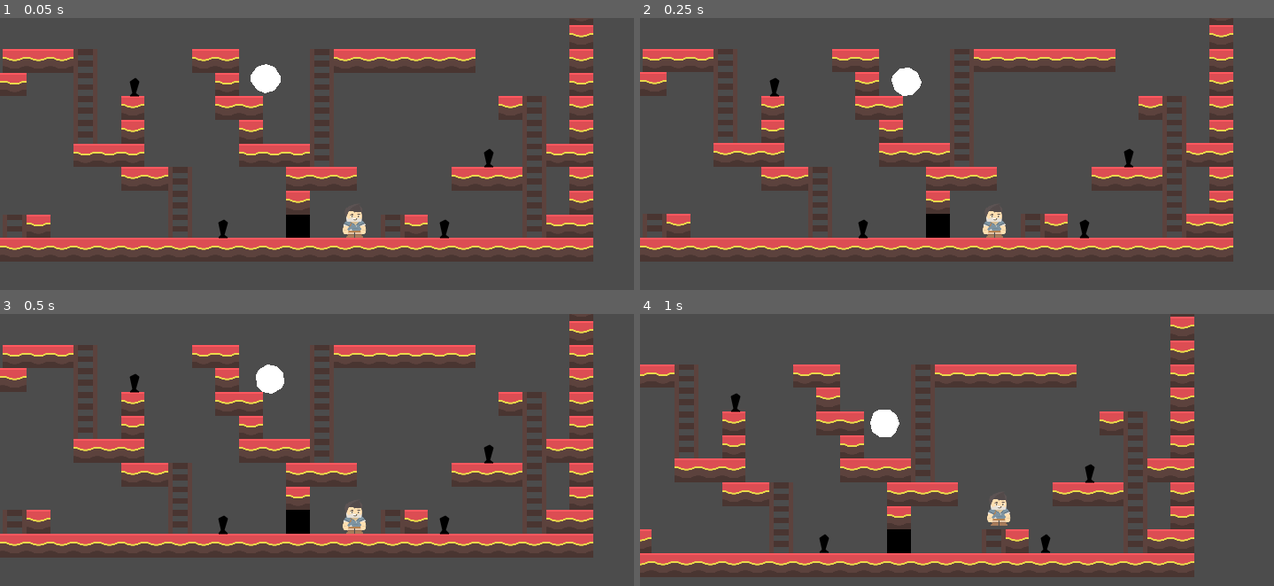
Above: before the commit, frames 1-4 (two rows, left to right).
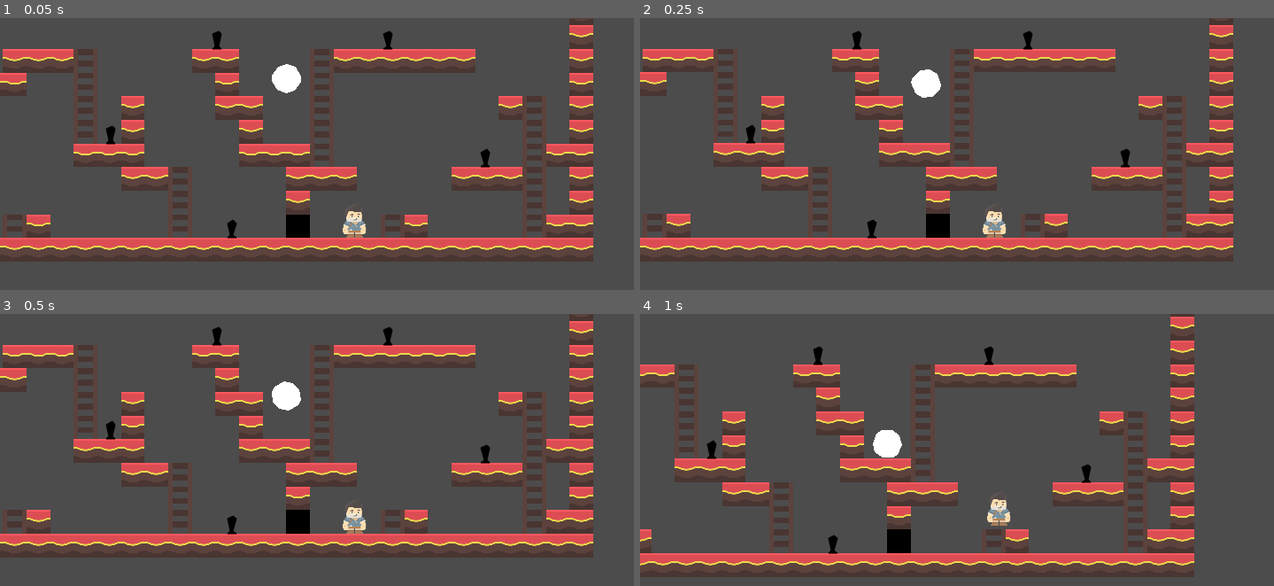
Above: after the commit, the same moments.

Repository: slavikse/life_is_not_the_end
Game: Godot game, scene res://scenes/main.tscn
Same seed, same stepped clock (60 frames per second), same inputs: the game is played once before the commit and once after it.
Inputs:
- Up to frame 1 (0.05 s): no input
- Up to frame 2 (0.25 s): no input
- Up to frame 3 (0.5 s): no input
- Up to frame 4 (1 s): hold D (ui_right) from 0.53 s (still down); tap Space (ui_up) at 0.77 s

The runs differ from the first frame. In frame 1, 1.2% of the frame differs, in the area x 16-78%, y 4-82%; in frame 2, 1.2%; in frame 3, 1.3%; in frame 4, 1.2%.

Commit message:
Настроены слои и маски. Сцена мертвеца теперь имееть ускорение от игрока.
Переделана зона для запрета прыжков: уменьшен коллайдер - вызывало баги при увеличении персонажа рядом с коллайдером, изменена вызываемая функция.
Настроено падение игрока при гибели: моделька для подмены теперь реагирует более естественно на падения.
Настроена гибель игрока и подмена на сцену мертвеца.

Diff:
--- a/project.godot
+++ b/project.godot
@@ -110,6 +110,13 @@
  ]
 }
 
+[layer_names]
+
+2d_physics/layer_1="World"
+2d_physics/layer_2="Player"
+2d_physics/layer_3="DeadPlayer"
+2d_physics/layer_4="Ball"
+
 [rendering]
 
 quality/2d/use_pixel_snap=true
--- a/scenes/components/game_over/DeadPlayer.tscn
+++ b/scenes/components/game_over/DeadPlayer.tscn
@@ -12,17 +12,25 @@
 script = ExtResource( 3 )
 
 [node name="GameOver" parent="." instance=ExtResource( 1 )]
-position = Vector2( 0, -63 )
+position = Vector2( 0, -120 )
 
-[node name="Body" type="RigidBody2D" parent="."]
-gravity_scale = 10.0
-can_sleep = false
-angular_velocity = 5.0
+[node name="Camera2D" type="Camera2D" parent="."]
+visible = false
+current = true
+smoothing_enabled = true
+smoothing_speed = 10.0
+editor_draw_limits = true
+editor_draw_drag_margin = true
 
-[node name="Sprite" type="Sprite" parent="Body"]
+[node name="RigidBody2D" type="RigidBody2D" parent="."]
+collision_layer = 4
+collision_mask = 9
+gravity_scale = 15.0
+
+[node name="Sprite" type="Sprite" parent="RigidBody2D"]
 texture = ExtResource( 2 )
 
-[node name="CollisionShape2D" type="CollisionShape2D" parent="Body"]
+[node name="CollisionShape2D" type="CollisionShape2D" parent="RigidBody2D"]
 visible = false
 position = Vector2( 0, 7 )
 shape = SubResource( 1 )
--- a/scenes/components/game_over/GameOver.tscn
+++ b/scenes/components/game_over/GameOver.tscn
@@ -2,6 +2,10 @@
 
 [node name="GameOver" type="Node2D"]
 scale = Vector2( 1.5, 1.5 )
+__meta__ = {
+"_edit_group_": true,
+"_edit_lock_": true
+}
 
 [node name="Polygon2D" type="Polygon2D" parent="."]
 position = Vector2( -16, -7 )
--- a/scenes/components/player/Player.tscn
+++ b/scenes/components/player/Player.tscn
@@ -7,8 +7,11 @@
 extents = Vector2( 24, 39.5 )
 
 [node name="Player" type="KinematicBody2D"]
+collision_layer = 2
+collision_mask = 9
 script = ExtResource( 1 )
 __meta__ = {
+"_edit_group_": true,
 "_edit_lock_": true
 }
 
--- a/scenes/components/traps/Spike.tscn
+++ b/scenes/components/traps/Spike.tscn
@@ -3,6 +3,10 @@
 [ext_resource path="res://scripts/components/traps/traps.gd" type="Script" id=1]
 
 [node name="Spike" type="Area2D"]
+gravity_vec = Vector2( 0, 0 )
+gravity = 0.0
+linear_damp = 0.0
+angular_damp = 0.0
 script = ExtResource( 1 )
 __meta__ = {
 "_edit_group_": true
@@ -11,6 +15,7 @@
 [node name="CollisionPolygon2D" type="CollisionPolygon2D" parent="."]
 visible = false
 polygon = PoolVector2Array( 16, 0, -8, 0, 0, -8, -8, -40, 8, -48, 16, -40, 8, -8 )
+one_way_collision = true
 
 [node name="Polygon2D" type="Polygon2D" parent="."]
 position = Vector2( -8, -40 )
--- /dev/null
+++ b/scenes/components/zones/IsCanZoomOut.tscn
@@ -0,0 +1,23 @@
+[gd_scene load_steps=2 format=2]
+
+[ext_resource path="res://scripts/components/zones/zoom_out_area.gd" type="Script" id=1]
+
+[node name="IsCanZoomOut" type="Area2D"]
+gravity_vec = Vector2( 0, 0 )
+gravity = 0.0
+linear_damp = 0.0
+angular_damp = 0.0
+script = ExtResource( 1 )
+__meta__ = {
+"_edit_group_": true
+}
+
+[node name="Polygon2D" type="Polygon2D" parent="."]
+color = Color( 0, 0, 0, 1 )
+polygon = PoolVector2Array( 0, 0, 0, -64, 64, -64, 64, 0 )
+
+[node name="CollisionPolygon2D" type="CollisionPolygon2D" parent="."]
+position = Vector2( 8, 0 )
+polygon = PoolVector2Array( 0, -56, 48, -56, 48, -8, 0, -8 )
+[connection signal="body_entered" from="." to="." method="_on_IsCanZoomOut_body_entered"]
+[connection signal="body_exited" from="." to="." method="_on_IsCanZoomOut_body_exited"]
--- a/scenes/components/zones/ZoomOutArea.tscn
+++ /dev/null
@@ -1,20 +0,0 @@
-[gd_scene load_steps=2 format=2]
-
-[ext_resource path="res://scripts/components/zones/zoom_out_area.gd" type="Script" id=1]
-
-[node name="ZoomOutArea" type="Area2D"]
-script = ExtResource( 1 )
-__meta__ = {
-"_edit_lock_": true
-}
-
-[node name="CollisionPolygon2D" type="CollisionPolygon2D" parent="."]
-visible = false
-position = Vector2( 8, 0 )
-polygon = PoolVector2Array( -8, -64, 56, -64, 56, 0, -8, 0 )
-
-[node name="Polygon2D" type="Polygon2D" parent="."]
-color = Color( 0, 0, 0, 1 )
-polygon = PoolVector2Array( 0, 0, 0, -64, 64, -64, 64, 0 )
-[connection signal="body_entered" from="." to="." method="_on_ZoomOutArea_body_entered"]
-[connection signal="body_exited" from="." to="." method="_on_ZoomOutArea_body_exited"]
--- a/scenes/levels/level_01.tscn
+++ b/scenes/levels/level_01.tscn
@@ -4,7 +4,7 @@
 [ext_resource path="res://scenes/components/traps/Spike.tscn" type="PackedScene" id=2]
 [ext_resource path="res://scripts/levels/level_01.gd" type="Script" id=3]
 [ext_resource path="res://textures/level/tilesheet_complete.png" type="Texture" id=4]
-[ext_resource path="res://scenes/components/zones/ZoomOutArea.tscn" type="PackedScene" id=5]
+[ext_resource path="res://scenes/components/zones/IsCanZoomOut.tscn" type="PackedScene" id=5]
 [ext_resource path="res://scenes/components/game_over/DeadPlayer.tscn" type="PackedScene" id=7]
 
 [sub_resource type="ConvexPolygonShape2D" id=1]
@@ -64,40 +64,61 @@
 [node name="World" type="TileMap" parent="."]
 tile_set = SubResource( 2 )
 collision_friction = 0.0
+collision_mask = 0
 format = 1
 tile_data = PoolIntArray( -327688, 0, 0, -327687, 0, 0, -327686, 0, 0, -327685, 0, 0, -327684, 0, 0, -327683, 0, 0, -26 …(1667 unchanged characters)…
 __meta__ = {
 "_edit_lock_": true
 }
 
-[node name="Spike" parent="World" instance=ExtResource( 2 )]
-position = Vector2( -288, 64 )
+[node name="Spikes" type="Node2D" parent="World"]
+__meta__ = {
+"_edit_group_": true,
+"_edit_lock_": true
+}
 
-[node name="Spike2" parent="World" instance=ExtResource( 2 )]
-position = Vector2( -48, 447 )
+[node name="Spike" parent="World/Spikes" instance=ExtResource( 2 )]
+position = Vector2( -24, 448 )
 
-[node name="Spike5" parent="World" instance=ExtResource( 2 )]
-position = Vector2( -224, -321 )
+[node name="Spike2" parent="World/Spikes" instance=ExtResource( 2 )]
+position = Vector2( -64, -64 )
+
+[node name="Spike3" parent="World/Spikes" instance=ExtResource( 2 )]
+position = Vector2( -216, -320 )
 rotation = 3.14159
 
-[node name="Spike6" parent="World" instance=ExtResource( 2 )]
-position = Vector2( -416, -321 )
+[node name="Spike4" parent="World/Spikes" instance=ExtResource( 2 )]
+position = Vector2( -432, -320 )
 rotation = 3.14159
 
-[node name="Spike3" parent="World" instance=ExtResource( 2 )]
-position = Vector2( 672, 256 )
+[node name="Spike5" parent="World/Spikes" instance=ExtResource( 2 )]
+position = Vector2( -896, -96 )
+rotation = 1.57079
 
-[node name="Spike4" parent="World" instance=ExtResource( 2 )]
-position = Vector2( 552, 447 )
+[node name="Spike6" parent="World/Spikes" instance=ExtResource( 2 )]
+position = Vector2( -352, 192 )
 
-[node name="ZoomOutArea" parent="World" instance=ExtResource( 5 )]
+[node name="Spike7" parent="World/Spikes" instance=ExtResource( 2 )]
+position = Vector2( 400, -64 )
+
+[node name="Spike8" parent="World/Spikes" instance=ExtResource( 2 )]
+position = Vector2( 664, 256 )
+
+[node name="Zones" type="Node2D" parent="World"]
+__meta__ = {
+"_edit_group_": true,
+"_edit_lock_": true
+}
+
+[node name="IsCanZoomOut" parent="World/Zones" instance=ExtResource( 5 )]
 position = Vector2( 128, 448 )
 
-[node name="RigidBody2D" type="RigidBody2D" parent="."]
-position = Vector2( 72, 16 )
-mass = 50.0
+[node name="Ball" type="RigidBody2D" parent="."]
+position = Vector2( 128, 16 )
+collision_layer = 8
+collision_mask = 15
 gravity_scale = 5.0
-linear_velocity = Vector2( 1, 0 )
+can_sleep = false
 linear_damp = 0.0
 angular_velocity = 1.0
 angular_damp = 0.0
@@ -105,25 +126,29 @@
 "_edit_group_": true
 }
 
-[node name="Polygon2D" type="Polygon2D" parent="RigidBody2D"]
+[node name="Polygon2D" type="Polygon2D" parent="Ball"]
 position = Vector2( -48, -8 )
 polygon = PoolVector2Array( 48, -32, 24, -24, 8, 0, 8, 16, 24, 40, 48, 48, 72, 40, 88, 16, 88, 0, 72, -24 )
 
-[node name="CollisionShape2D" type="CollisionShape2D" parent="RigidBody2D"]
+[node name="CollisionShape2D" type="CollisionShape2D" parent="Ball"]
 shape = SubResource( 3 )
 
 [node name="Player" parent="." instance=ExtResource( 1 )]
 position = Vector2( 312, 392 )
-[connection signal="game_over" from="World/Spike" to="Player" method="_on_Spike_game_over"]
-[connection signal="game_over" from="World/Spike" to="." method="_on_Spike_game_over"]
-[connection signal="game_over" from="World/Spike2" to="Player" method="_on_Spike_game_over"]
-[connection signal="game_over" from="World/Spike2" to="." method="_on_Spike_game_over"]
-[connection signal="game_over" from="World/Spike5" to="Player" method="_on_Spike_game_over"]
-[connection signal="game_over" from="World/Spike5" to="." method="_on_Spike_game_over"]
-[connection signal="game_over" from="World/Spike6" to="Player" method="_on_Spike_game_over"]
-[connection signal="game_over" from="World/Spike6" to="." method="_on_Spike_game_over"]
-[connection signal="game_over" from="World/Spike3" to="Player" method="_on_Spike_game_over"]
-[connection signal="game_over" from="World/Spike3" to="." method="_on_Spike_game_over"]
-[connection signal="game_over" from="World/Spike4" to="Player" method="_on_Spike_game_over"]
-[connection signal="game_over" from="World/Spike4" to="." method="_on_Spike_game_over"]
-[connection signal="zoom_out" from="World/ZoomOutArea" to="Player" method="_on_ZoomOutArea_zoom_out"]
+[connection signal="game_over" from="World/Spikes/Spike" to="." method="_on_Spike_game_over"]
+[connection signal="game_over" from="World/Spikes/Spike" to="Player" method="_on_Spike_game_over"]
+[connection signal="game_over" from="World/Spikes/Spike2" to="." method="_on_Spike_game_over"]
+[connection signal="game_over" from="World/Spikes/Spike2" to="Player" method="_on_Spike_game_over"]
+[connection signal="game_over" from="World/Spikes/Spike3" to="." method="_on_Spike_game_over"]
+[connection signal="game_over" from="World/Spikes/Spike3" to="Player" method="_on_Spike_game_over"]
+[connection signal="game_over" from="World/Spikes/Spike4" to="." method="_on_Spike_game_over"]
+[connection signal="game_over" from="World/Spikes/Spike4" to="Player" method="_on_Spike_game_over"]
+[connection signal="game_over" from="World/Spikes/Spike5" to="." method="_on_Spike_game_over"]
+[connection signal="game_over" from="World/Spikes/Spike5" to="Player" method="_on_Spike_game_over"]
+[connection signal="game_over" from="World/Spikes/Spike6" to="." method="_on_Spike_game_over"]
+[connection signal="game_over" from="World/Spikes/Spike6" to="Player" method="_on_Spike_game_over"]
+[connection signal="game_over" from="World/Spikes/Spike7" to="." method="_on_Spike_game_over"]
+[connection signal="game_over" from="World/Spikes/Spike7" to="Player" method="_on_Spike_game_over"]
+[connection signal="game_over" from="World/Spikes/Spike8" to="." method="_on_Spike_game_over"]
+[connection signal="game_over" from="World/Spikes/Spike8" to="Player" method="_on_Spike_game_over"]
+[connection signal="is_can_zoom_out" from="World/Zones/IsCanZoomOut" to="Player" method="_on_IsCanZoomOut_is_can_zoom_out"]
--- a/scripts/components/game_over/dead_player.gd
+++ b/scripts/components/game_over/dead_player.gd
@@ -1,20 +1,26 @@
 extends Node2D
+
+var self_scale: Vector2
 
 onready var player_node := $'/root/Level/Player' as KinematicBody2D
 onready var player_sprite_node := player_node.get_node('Sprite') as Sprite
 
-onready var body_node := $Body as RigidBody2D
-onready var sprite_node := $Body/Sprite as Sprite
-onready var collision_shape_node := $Body/CollisionShape2D as CollisionShape2D
+onready var body_node := $RigidBody2D as RigidBody2D
+onready var sprite_node := $RigidBody2D/Sprite as Sprite
+onready var collision_shape_node := $RigidBody2D/CollisionShape2D as CollisionShape2D
 
 
 func _ready() -> void:
     position = player_node.position
+    # warning-ignore:unsafe_property_access
+    body_node.set_linear_velocity(player_node.velocity)
     sprite_node.flip_h = player_sprite_node.flip_h
 
 
-#warning-ignore:unused_argument
+# warning-ignore:unused_argument
 func _process(delta: float) -> void:
-    body_node.scale = player_node.scale
-    # Не наследует масштаб родителя.
-    collision_shape_node.scale = player_node.scale
+    if player_node:
+        self_scale = player_node.scale
+
+    sprite_node.scale = self_scale
+    collision_shape_node.scale = self_scale
--- a/scripts/components/player/jump.gd
+++ b/scripts/components/player/jump.gd
@@ -10,11 +10,11 @@
 const N_JUMP_DOWN_MULTIPLIER := 1.02
 const N_ROOF := 770.0
 
-const S_JUMP_POWER := 200.0
+const S_JUMP_POWER := 190.0
 const S_JUMP_UP_MULTIPLIER := 0.9
 const S_GRAVITY := 60.0
 const S_JUMP_DOWN_MULTIPLIER := 1.0
-const S_ROOF := 1050.0
+const S_ROOF := 1000.0
 
 # Начальное состояние Normal Shape (N_): shape.gd -> is_normal_shape := true
 var current_gravity := N_GRAVITY
--- a/scripts/components/player/move.gd
+++ b/scripts/components/player/move.gd
@@ -32,11 +32,11 @@
     if Input.is_action_just_pressed('ui_left'):
         is_left_pressed = true
 
+    if Input.is_action_just_pressed('ui_right'):
+        is_right_pressed = true
+
     if Input.is_action_just_released('ui_left'):
         is_left_pressed = false
-
-    if Input.is_action_just_pressed('ui_right'):
-        is_right_pressed = true
 
     if Input.is_action_just_released('ui_right'):
         is_right_pressed = false
--- a/scripts/components/player/player.gd
+++ b/scripts/components/player/player.gd
@@ -7,19 +7,16 @@
 const FLOOR := Vector2.UP
 var velocity := Vector2.ZERO;
 
-# enabled | disabled
-var zoom_out_status := 'enabled'
+var is_can_zoom_out := true
 var is_game_over := false
 
 onready var sprite_node := $Sprite as Sprite
+onready var camera_node := $Camera2D as Camera2D
 
 
 #warning-ignore:unused_argument
 func _physics_process(delta: float) -> void:
-    if is_game_over:
-        return
-
-    if zoom_out_status == 'enabled':
+    if is_can_zoom_out and not is_game_over:
         scale = shape.transform(scale)
 
     moving()
@@ -52,8 +49,8 @@
         sprite_node.flip_h = velocity.x < 0
 
 
-func _on_ZoomOutArea_zoom_out(status: String) -> void:
-    zoom_out_status = status
+func _on_IsCanZoomOut_is_can_zoom_out(flag: bool) -> void:
+    is_can_zoom_out = flag
 
 
 func _on_Spike_game_over() -> void:
@@ -61,5 +58,10 @@
 
 
 func game_over() -> void:
+    is_game_over = true
+
     visible = false
-    is_game_over = true
+    camera_node.current = false
+
+    yield(get_tree().create_timer(0.2), 'timeout')
+    queue_free()
--- a/scripts/components/zones/zoom_out_area.gd
+++ b/scripts/components/zones/zoom_out_area.gd
@@ -1,13 +1,13 @@
 extends Area2D
 
-signal zoom_out(status)
+signal is_can_zoom_out(flag)
 
 
-func _on_ZoomOutArea_body_entered(body: KinematicBody2D) -> void:
+func _on_IsCanZoomOut_body_entered(body: KinematicBody2D) -> void:
     if body:
-        emit_signal('zoom_out', 'disabled')
+        emit_signal('is_can_zoom_out', false)
 
 
-func _on_ZoomOutArea_body_exited(body: KinematicBody2D) -> void:
+func _on_IsCanZoomOut_body_exited(body: KinematicBody2D) -> void:
     if body:
-        emit_signal('zoom_out', 'enabled')
+        emit_signal('is_can_zoom_out', true)
--- a/scripts/levels/level_01.gd
+++ b/scripts/levels/level_01.gd
@@ -9,5 +9,5 @@
     call_deferred('add_child', dead_player_node)
 
     yield(get_tree().create_timer(2), 'timeout')
-    #warning-ignore:return_value_discarded
+    # warning-ignore:return_value_discarded
     get_tree().reload_current_scene()
